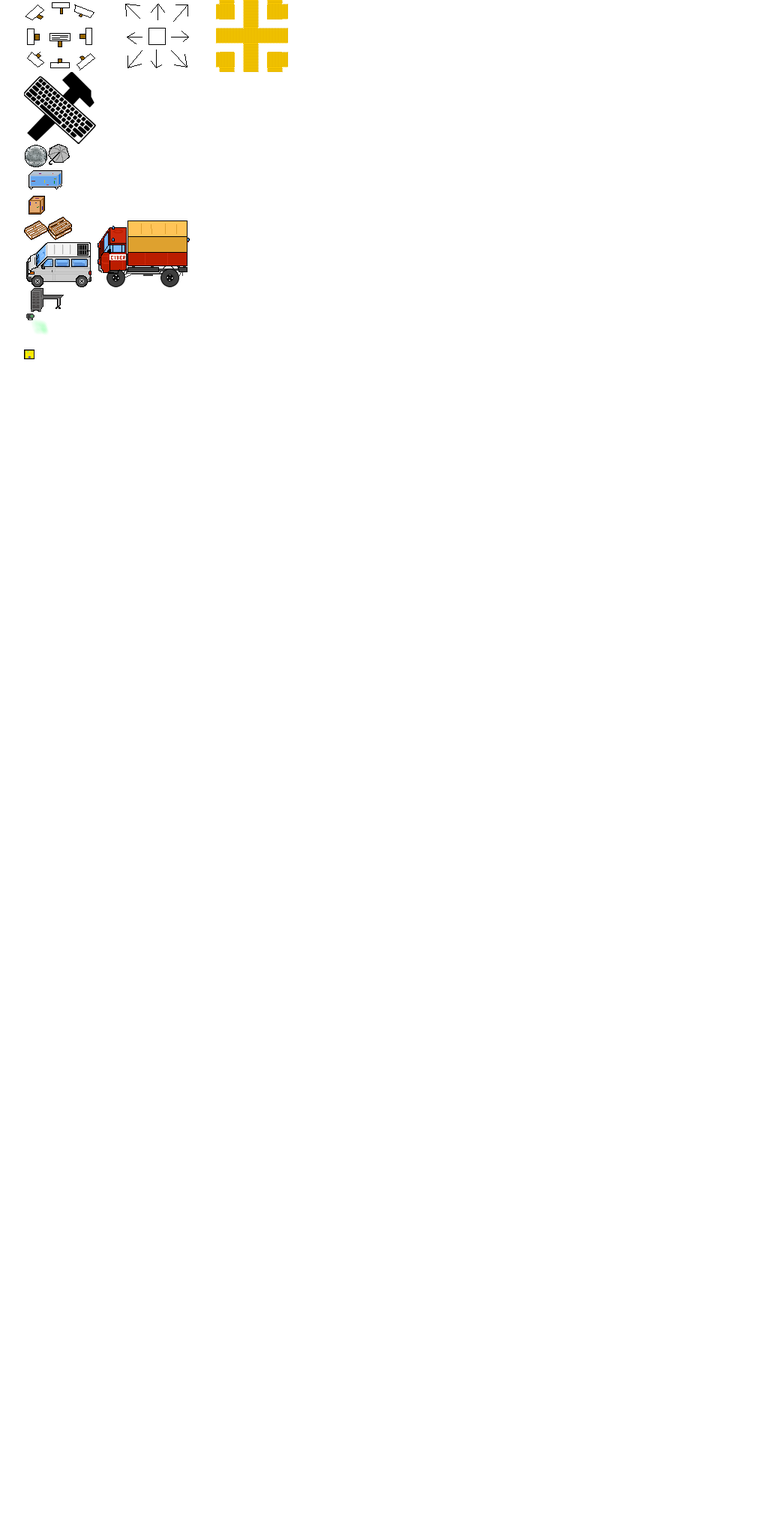
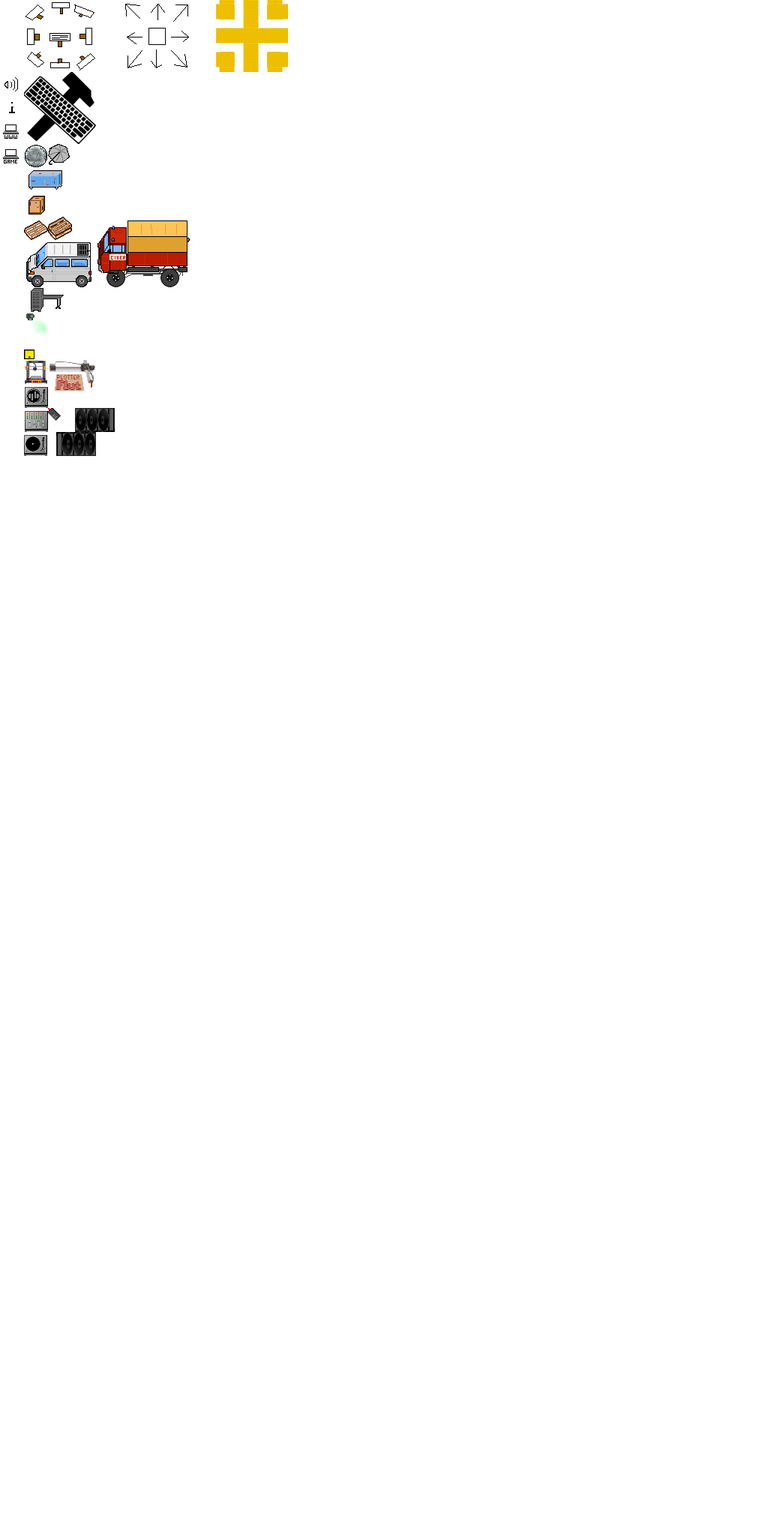
Layered file, before and after one edit (768x1536). Changes by layer:
added layer "nilo_ebk" above "info_icon" over [23, 359, 115, 456]
